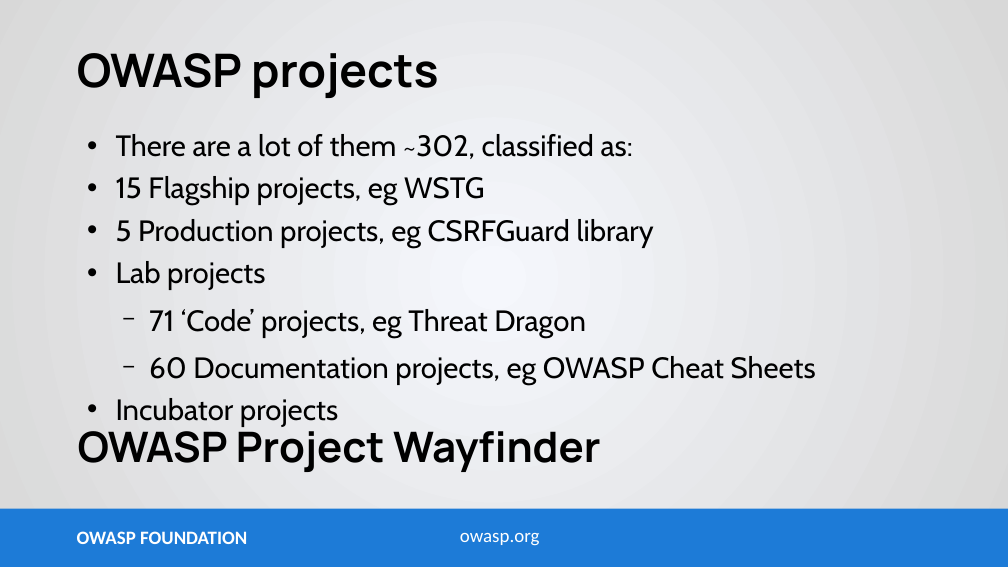
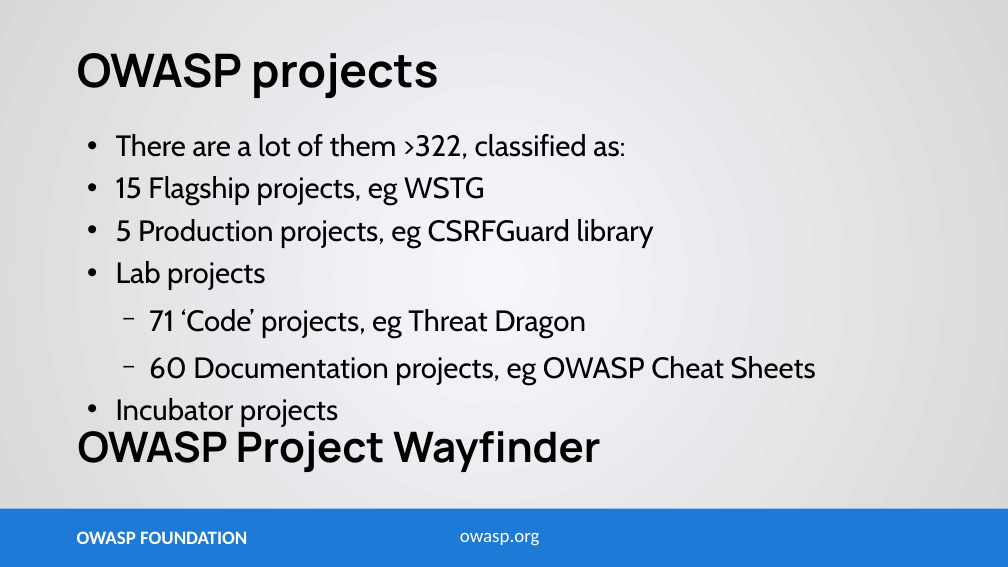
Before and after one commit to OWASP/www-chapter-bristol-uk, a slide deck: slide 3 of assets/slides/2024/owasp-projects.odp. Drawn at 1008x567 pixels with LibreOffice and Linux fonts; fonts in the diff are those of the drawing. Boxes give left, top, right and bottom in pixels: in the first picture for what was removed or moved away, otherwise in the second. Text is boxed around its words. In the diff, an @@ line names an element or a change of style, - is before the commit and + after.

```diff
--- a/assets/slides/2024/owasp-projects.odp
+++ b/assets/slides/2024/owasp-projects.odp
@@ text at box(116, 134, 625, 159): text changed @@
-• There are a lot of them ~302, classified as:
+• There are a lot of them >322, classified as:
```
Also in this commit, not shown: 2 other slides changed, 1 slide added, 1 slide removed, 8 other files.
